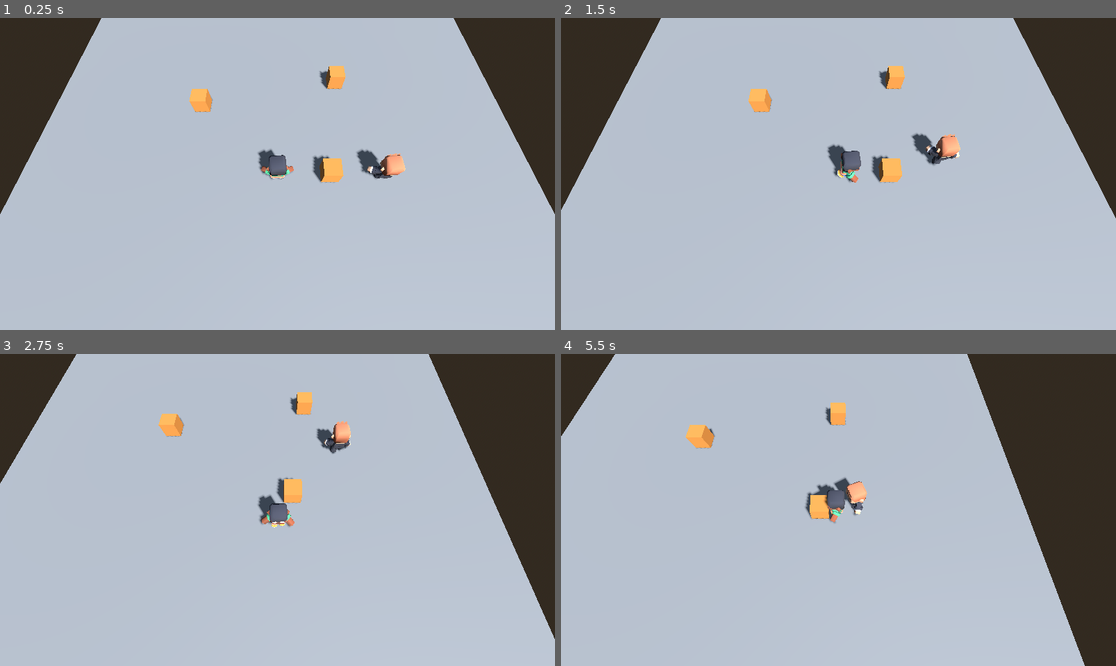
Above: before the commit, frames 1-4 (two rows, left to right).
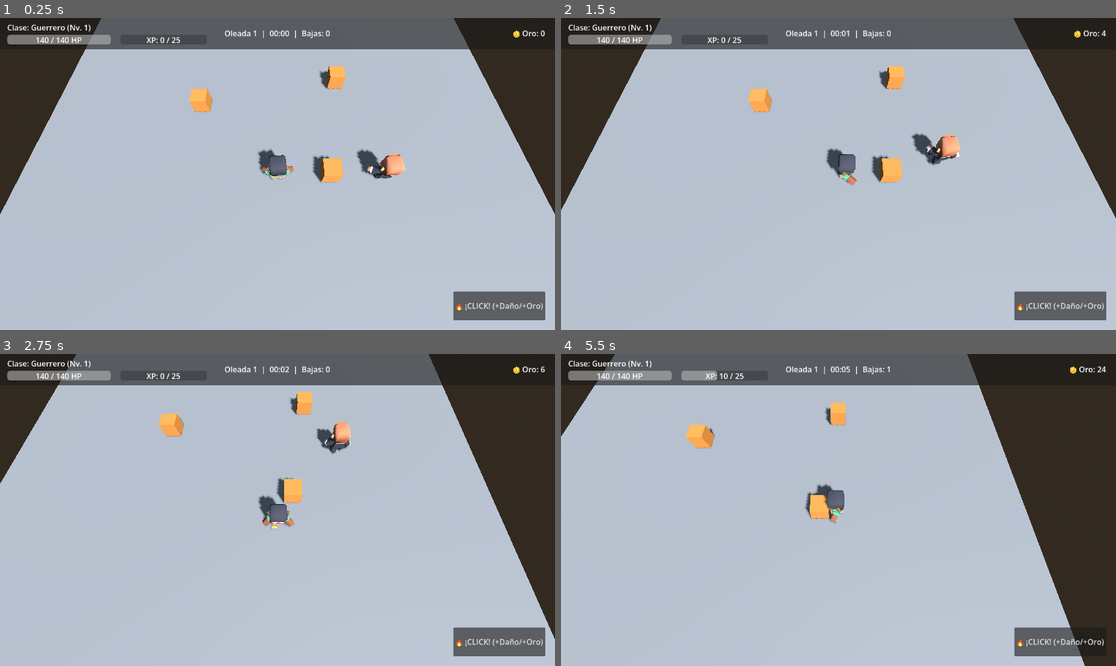
Above: after the commit, the same moments.

Repository: Project-Duplaa/Click-the-button-3D
Game: Godot game, scene res://main.tscn
The game is run twice, just before and just after one commit, with the same random seed, the same clock (stepped at 60 frames per second) and the same inputs.
Inputs (mouse positions are in pixels of both pictures, inside the frame that each line leads up to):
- Up to frame 1 (0.25 s): no input
- Up to frame 2 (1.5 s): click (1060, 305) at 0.5 s, where only the run after the commit has a clickable "🔥 ¡CLICK! (+Daño/+Oro)"; move the mouse to (960, 158) at 1.27 s; hold D (move_right) from 1.28 s (still down); hold Shift (correr) from 1.28 s (still down); click (960, 158) at 1.42 s
- Up to frame 3 (2.75 s): move the mouse to (166, 525) at 2.02 s; release D (move_right) at 2.03 s; release Shift (correr) at 2.03 s; hold S (move_down) from 2.03 s (still down); tap Shift (correr) at 2.1 s; click (166, 525) at 2.17 s
- Up to frame 4 (5.5 s): move the mouse to (894, 441) at 2.77 s; release S (move_down) at 2.78 s; hold D (move_right) 2.78-3.53 s; hold Shift (correr) 2.78-3.53 s; click (894, 441) at 2.92 s; move the mouse to (810, 572) at 3.52 s; hold W (move_up) 3.53-4.28 s; tap Shift (correr) at 3.6, 5.1 s; click (810, 572) at 3.67 s; move the mouse to (1005, 556) at 4.27 s; hold Shift (correr) 4.28-5.03 s; hold A (move_left) from 4.28 s (still down); click (1005, 556) at 4.42 s; move the mouse to (672, 463) at 5.02 s; click (672, 463) at 5.17 s

The runs differ from the first frame. In frame 1, 8.8% of the frame differs, in the area x 1-99%, y 0-97%; in frame 2, 9.1%; in frame 3, 8.7%; in frame 4, 8.4%.

Commit message:
Implementacion de Clicklike 3D: autobattler, clicker, oleadas, drops y HUD

Diff:
--- /dev/null
+++ b/click_hud.gd
@@ -0,0 +1,65 @@
+extends CanvasLayer
+
+@onready var label_clase = $Control/PanelTop/LabelClase
+@onready var bar_vida = $Control/PanelTop/BarVida
+@onready var label_vida = $Control/PanelTop/BarVida/LabelVida
+@onready var bar_xp = $Control/PanelTop/BarXP
+@onready var label_xp = $Control/PanelTop/BarXP/LabelXP
+@onready var label_oro = $Control/PanelTop/LabelOro
+@onready var label_info = $Control/PanelTop/LabelInfo
+@onready var btn_click = $Control/BtnClick
+@onready var modal_mejora = $Control/ModalMejora
+@onready var btn_opc1 = $Control/ModalMejora/VBox/HBox/BtnOpc1
+@onready var btn_opc2 = $Control/ModalMejora/VBox/HBox/BtnOpc2
+@onready var btn_opc3 = $Control/ModalMejora/VBox/HBox/BtnOpc3
+
+var jugador: Node = null
+var tiempo_total: float = 0.0
+var oleada: int = 1
+
+func _ready():
+	modal_mejora.visible = false
+	jugador = get_tree().get_first_node_in_group("jugador")
+	if jugador != null:
+		jugador.stats_actualizadas.connect(_on_stats_actualizadas)
+		jugador.nivel_subido.connect(_on_nivel_subido)
+		_on_stats_actualizadas(jugador.vida, jugador.vida_maxima, jugador.xp, jugador.xp_siguiente_nivel, jugador.nivel, jugador.oro, jugador.bajas)
+
+	btn_click.pressed.connect(_on_btn_click_pressed)
+	btn_opc1.pressed.connect(func(): _elegir_mejora("dano"))
+	btn_opc2.pressed.connect(func(): _elegir_mejora("velocidad"))
+	btn_opc3.pressed.connect(func(): _elegir_mejora("vida"))
+
+func _process(delta):
+	tiempo_total += delta
+	var minutos = int(tiempo_total) / 60
+	var segundos = int(tiempo_total) % 60
+	var bajas_cnt = jugador.bajas if jugador != null else 0
+	label_info.text = "Oleada %d  |  %02d:%02d  |  Bajas: %d" % [oleada, minutos, segundos, bajas_cnt]
+
+func _on_stats_actualizadas(vida, max_vida, xp, xp_sig, nivel, oro, bajas):
+	if label_clase != null and jugador != null:
+		label_clase.text = "Clase: %s (Nv. %d)" % [jugador.clase, nivel]
+	if bar_vida != null:
+		bar_vida.max_value = max_vida
+		bar_vida.value = vida
+		label_vida.text = "%d / %d HP" % [int(vida), int(max_vida)]
+	if bar_xp != null:
+		bar_xp.max_value = xp_sig
+		bar_xp.value = xp
+		label_xp.text = "XP: %d / %d" % [xp, xp_sig]
+	if label_oro != null:
+		label_oro.text = "🪙 Oro: %d" % oro
+
+func _on_btn_click_pressed():
+	if jugador != null and jugador.has_method("click_attack"):
+		jugador.click_attack()
+
+func _on_nivel_subido(nuevo_nivel: int):
+	# Mostrar modal de draft de 3 cartas
+	modal_mejora.visible = true
+
+func _elegir_mejora(tipo: String):
+	modal_mejora.visible = false
+	if jugador != null and jugador.has_method("aplicar_mejora"):
+		jugador.aplicar_mejora(tipo)
--- /dev/null
+++ b/click_hud.tscn
@@ -0,0 +1,168 @@
+[gd_scene load_steps=2 format=3 uid="uid://bclickhud3d"]
+
+[ext_resource type="Script" path="res://click_hud.gd" id="1_hud"]
+
+[node name="ClickHUD" type="CanvasLayer"]
+script = ExtResource("1_hud")
+
+[node name="Control" type="Control" parent="."]
+layout_mode = 3
+anchors_preset = 15
+anchor_right = 1.0
+anchor_bottom = 1.0
+grow_horizontal = 2
+grow_vertical = 2
+mouse_filter = 2
+
+[node name="PanelTop" type="Panel" parent="Control"]
+layout_mode = 1
+anchors_preset = 10
+anchor_right = 1.0
+offset_bottom = 65.0
+grow_horizontal = 2
+
+[node name="LabelClase" type="Label" parent="Control/PanelTop"]
+layout_mode = 0
+offset_left = 15.0
+offset_top = 8.0
+offset_right = 220.0
+offset_bottom = 31.0
+text = "Clase: Guerrero (Nv. 1)"
+
+[node name="BarVida" type="ProgressBar" parent="Control/PanelTop"]
+layout_mode = 0
+offset_left = 15.0
+offset_top = 35.0
+offset_right = 230.0
+offset_bottom = 55.0
+value = 100.0
+show_percentage = false
+
+[node name="LabelVida" type="Label" parent="Control/PanelTop/BarVida"]
+layout_mode = 1
+anchors_preset = 15
+anchor_right = 1.0
+anchor_bottom = 1.0
+grow_horizontal = 2
+grow_vertical = 2
+text = "120 / 120 HP"
+horizontal_alignment = 1
+vertical_alignment = 1
+
+[node name="BarXP" type="ProgressBar" parent="Control/PanelTop"]
+layout_mode = 0
+offset_left = 250.0
+offset_top = 35.0
+offset_right = 430.0
+offset_bottom = 55.0
+show_percentage = false
+
+[node name="LabelXP" type="Label" parent="Control/PanelTop/BarXP"]
+layout_mode = 1
+anchors_preset = 15
+anchor_right = 1.0
+anchor_bottom = 1.0
+grow_horizontal = 2
+grow_vertical = 2
+text = "XP: 0 / 25"
+horizontal_alignment = 1
+vertical_alignment = 1
+
+[node name="LabelInfo" type="Label" parent="Control/PanelTop"]
+layout_mode = 1
+anchors_preset = 5
+anchor_left = 0.5
+anchor_right = 0.5
+offset_left = -150.0
+offset_top = 18.0
+offset_right = 150.0
+offset_bottom = 45.0
+grow_horizontal = 2
+text = "Oleada 1  |  00:00  |  Bajas: 0"
+horizontal_alignment = 1
+vertical_alignment = 1
+
+[node name="LabelOro" type="Label" parent="Control/PanelTop"]
+layout_mode = 1
+anchors_preset = 1
+anchor_left = 1.0
+anchor_right = 1.0
+offset_left = -160.0
+offset_top = 18.0
+offset_right = -20.0
+offset_bottom = 45.0
+grow_horizontal = 0
+text = "🪙 Oro: 0"
+horizontal_alignment = 2
+vertical_alignment = 1
+
+[node name="BtnClick" type="Button" parent="Control"]
+layout_mode = 1
+anchors_preset = 3
+anchor_left = 1.0
+anchor_top = 1.0
+anchor_right = 1.0
+anchor_bottom = 1.0
+offset_left = -210.0
+offset_top = -80.0
+offset_right = -20.0
+offset_bottom = -20.0
+grow_horizontal = 0
+grow_vertical = 0
+text = "🔥 ¡CLICK! (+Daño/+Oro)"
+
+[node name="ModalMejora" type="Panel" parent="Control"]
+visible = false
+layout_mode = 1
+anchors_preset = 8
+anchor_left = 0.5
+anchor_top = 0.5
+anchor_right = 0.5
+anchor_bottom = 0.5
+offset_left = -275.0
+offset_top = -120.0
+offset_right = 275.0
+offset_bottom = 120.0
+grow_horizontal = 2
+grow_vertical = 2
+
+[node name="VBox" type="VBoxContainer" parent="Control/ModalMejora"]
+layout_mode = 1
+anchors_preset = 15
+anchor_right = 1.0
+anchor_bottom = 1.0
+offset_left = 15.0
+offset_top = 15.0
+offset_right = -15.0
+offset_bottom = -15.0
+grow_horizontal = 2
+grow_vertical = 2
+theme_override_constants/separation = 15
+
+[node name="Titulo" type="Label" parent="Control/ModalMejora/VBox"]
+layout_mode = 2
+text = "⭐ ¡NIVEL ALCANZADO! Elige tu mejora:"
+horizontal_alignment = 1
+
+[node name="HBox" type="HBoxContainer" parent="Control/ModalMejora/VBox"]
+layout_mode = 2
+size_flags_vertical = 3
+theme_override_constants/separation = 10
+
+[node name="BtnOpc1" type="Button" parent="Control/ModalMejora/VBox/HBox"]
+layout_mode = 2
+size_flags_horizontal = 3
+text = "⚔️ Filo Mortal
++25% Daño"
+
+[node name="BtnOpc2" type="Button" parent="Control/ModalMejora/VBox/HBox"]
+layout_mode = 2
+size_flags_horizontal = 3
+text = "👟 Velocidad
++20% Movimiento"
+
+[node name="BtnOpc3" type="Button" parent="Control/ModalMejora/VBox/HBox"]
+layout_mode = 2
+size_flags_horizontal = 3
+text = "🛡️ Vitalidad
++30 Vida Máx"
--- /dev/null
+++ b/drop_item.gd
@@ -0,0 +1,37 @@
+extends Area3D
+
+enum TipoDrop { ORO, EXP, CORAZON }
+
+@export var tipo: TipoDrop = TipoDrop.ORO
+@export var valor: int = 5
+@export var velocidad_iman: float = 7.0
+@export var radio_atraccion: float = 3.5
+
+var jugador: Node3D = null
+var recogido = false
+
+func _ready():
+	body_entered.connect(_on_body_entered)
+	jugador = get_tree().get_first_node_in_group("jugador")
+
+func _process(delta):
+	# Rotación continua
+	rotate_y(2.5 * delta)
+
+	if recogido:
+		return
+
+	if jugador != null:
+		var d = global_position.distance_to(jugador.global_position)
+		if d < radio_atraccion:
+			var dir = (jugador.global_position + Vector3(0, 0.8, 0) - global_position).normalized()
+			global_position += dir * velocidad_iman * delta
+
+func _on_body_entered(body):
+	if recogido:
+		return
+	if body.is_in_group("jugador"):
+		recogido = true
+		if body.has_method("recoger_drop"):
+			body.recoger_drop(tipo, valor)
+		queue_free()
--- /dev/null
+++ b/drop_item.tscn
@@ -0,0 +1,30 @@
+[gd_scene load_steps=5 format=3 uid="uid://bdropitem3d"]
+
+[ext_resource type="Script" path="res://drop_item.gd" id="1_drop"]
+
+[sub_resource type="SphereShape3D" id="SphereShape3D_drop"]
+radius = 0.5
+
+[sub_resource type="CylinderMesh" id="CylinderMesh_coin"]
+top_radius = 0.25
+bottom_radius = 0.25
+height = 0.08
+
+[sub_resource type="StandardMaterial3D" id="StandardMaterial3D_gold"]
+albedo_color = Color(1, 0.84, 0, 1)
+metallic = 0.8
+roughness = 0.2
+emission_enabled = true
+emission = Color(1, 0.8, 0.1, 1)
+emission_energy_multiplier = 0.5
+
+[node name="DropItem" type="Area3D"]
+script = ExtResource("1_drop")
+
+[node name="CollisionShape3D" type="CollisionShape3D" parent="."]
+shape = SubResource("SphereShape3D_drop")
+
+[node name="MeshInstance3D" type="MeshInstance3D" parent="."]
+transform = Transform3D(1, 0, 0, 0, 0.707107, 0.707107, 0, -0.707107, 0.707107, 0, 0, 0)
+mesh = SubResource("CylinderMesh_coin")
+surface_material_override/0 = SubResource("StandardMaterial3D_gold")
--- a/guardia.gd
+++ b/guardia.gd
@@ -11,6 +11,10 @@
 # Desplazamientos desde donde se colocó el NPC, no posiciones absolutas.
 @export var ruta: Array[Vector3] = [Vector3.ZERO, Vector3(0, 0, -6)]
 
+@export var vida_maxima: float = 25.0
+@export var dano_ataque: float = 8.0
+@export var cadencia_ataque: float = 1.0
+
 var estado = Estado.PATRULLAR
 var puntos: Array[Vector3] = []
 var indice = 0
@@ -18,11 +22,15 @@
 var jugador = null
 var ultimo_visto = Vector3.ZERO
 var busca = 0.0
+var vida: float = 25.0
+var _reloj_ataque: float = 0.0
 
 @onready var anim = $Modelo/AnimationPlayer
 @onready var vision = $Vision
 
 func _ready():
+	add_to_group("enemigos")
+	vida = vida_maxima
 	jugador = get_tree().get_first_node_in_group("jugador")
 	for d in ruta:
 		puntos.append(global_position + d)
@@ -31,6 +39,7 @@
 	velocity += get_gravity() * delta
 	reloj = maxf(reloj - delta, 0.0)
 	busca = maxf(busca - delta, 0.0)
+	_reloj_ataque = maxf(_reloj_ataque - delta, 0.0)
 
 	# 1. MEDIR
 	var d = distancia_a(jugador.global_position)
@@ -56,6 +65,10 @@
 		Estado.ATACAR:
 			frenar()
 			anim.play("attack-melee-right")
+			if _reloj_ataque <= 0.001 and d <= rango_ataque + 0.3:
+				_reloj_ataque = cadencia_ataque
+				if jugador != null and jugador.has_method("recibir_dano"):
+					jugador.recibir_dano(dano_ataque)
 		Estado.BUSCAR:
 			if distancia_a(ultimo_visto) > 0.1:
 				ir_a(ultimo_visto)
@@ -118,3 +131,18 @@
 func distancia_a(p):
 	var o = global_position
 	return Vector2(p.x - o.x, p.z - o.z).length()
+
+func recibir_dano(cantidad: float):
+	vida -= cantidad
+	if vida <= 0:
+		morir()
+
+func morir():
+	var drop_escena = load("res://drop_item.tscn")
+	if drop_escena != null:
+		var drop = drop_escena.instantiate()
+		drop.global_position = global_position + Vector3(0, 0.4, 0)
+		get_parent().add_child(drop)
+	if jugador != null and jugador.has_method("registrar_baja"):
+		jugador.registrar_baja()
+	queue_free()
--- a/main.tscn
+++ b/main.tscn
@@ -4,6 +4,8 @@
 [ext_resource type="PackedScene" path="res://personaje/character-male-a.glb" id="2_modelo"]
 [ext_resource type="Script" path="res://camara_sigue.gd" id="3_cam"]
 [ext_resource type="PackedScene" path="res://guardia.tscn" id="4_guardia"]
+[ext_resource type="PackedScene" path="res://click_hud.tscn" id="5_hud"]
+[ext_resource type="Script" path="res://oleadas_spawner.gd" id="6_spawner"]
 
 [sub_resource type="ProceduralSkyMaterial" id="CieloMat"]
 
@@ -100,3 +102,8 @@
 
 [node name="Guardia" parent="." instance=ExtResource("4_guardia")]
 transform = Transform3D(1, 0, 0, 0, 1, 0, 0, 0, 1, 6, 0, 3)
+
+[node name="ClickHUD" parent="." instance=ExtResource("5_hud")]
+
+[node name="OleadasSpawner" type="Node3D" parent="."]
+script = ExtResource("6_spawner")
--- /dev/null
+++ b/oleadas_spawner.gd
@@ -0,0 +1,35 @@
+extends Node3D
+
+@export var guardia_escena: PackedScene = preload("res://guardia.tscn")
+@export var intervalo_oleada: float = 25.0
+@export var radio_spawn: float = 12.0
+
+var _reloj_oleada: float = 25.0
+var oleada_actual: int = 1
+var hud: Node = null
+
+func _ready():
+	hud = get_parent().get_node_or_null("ClickHUD")
+
+func _process(delta):
+	_reloj_oleada -= delta
+	if _reloj_oleada <= 0.0:
+		_reloj_oleada = intervalo_oleada
+		oleada_actual += 1
+		if hud != null:
+			hud.oleada = oleada_actual
+		_generar_oleada(oleada_actual)
+
+func _generar_oleada(num_oleada: int):
+	var cantidad = min(2 + num_oleada, 6)
+	for i in range(cantidad):
+		if guardia_escena != null:
+			var g = guardia_escena.instantiate()
+			var angulo = randf() * TAU
+			var pos = Vector3(cos(angulo) * radio_spawn, 0.0, sin(angulo) * radio_spawn)
+			g.global_position = pos
+			# Ruta aleatoria cercana
+			g.ruta = [Vector3.ZERO, Vector3(randf_range(-4, 4), 0, randf_range(-4, 4))]
+			g.vida_maxima = 25.0 + (num_oleada * 5.0)
+			g.dano_ataque = 8.0 + (num_oleada * 1.5)
+			get_parent().add_child(g)
--- a/personaje.gd
+++ b/personaje.gd
@@ -2,6 +2,9 @@
 
 enum Estado { QUIETO, CAMINAR, CORRER, AIRE }
 const RUIDO = [0.0, 2.5, 6.5, 0.0]
+
+signal stats_actualizadas(vida, max_vida, xp, xp_sig, nivel, oro, bajas)
+signal nivel_subido(nuevo_nivel)
 
 @export var camara: Camera3D
 @export var speed_caminar = 3.2
@@ -9,6 +12,22 @@
 @export var tiempo_arranque = 0.20
 @onready var anim = $Modelo/AnimationPlayer
 
+# Estadísticas RPG / Autobattler
+var clase: String = "Guerrero"
+var vida_maxima: float = 120.0
+var vida: float = 120.0
+var dano: float = 15.0
+var rango_ataque: float = 3.0
+var cadencia_ataque: float = 0.8
+var oro: int = 0
+var xp: int = 0
+var xp_siguiente_nivel: int = 25
+var nivel: int = 1
+var bajas: int = 0
+
+var _reloj_ataque: float = 0.0
+var _reloj_anim_accion: float = 0.0
+
 var multiplicador = 1.0
 var empuje = Vector3.ZERO
 var accion = ""
@@ -18,8 +37,15 @@
 var ruido = 0.0
 
 func _ready():
+	add_to_group("jugador")
 	if camara == null:
 		camara = get_viewport().get_camera_3d()
+	aplicar_clase("Guerrero")
+	emit_signal("stats_actualizadas", vida, vida_maxima, xp, xp_siguiente_nivel, nivel, oro, bajas)
+
+func _unhandled_input(event):
+	if event is InputEventMouseButton and event.button_index == MOUSE_BUTTON_LEFT and event.pressed:
+		click_attack()
 
 func _physics_process(delta):
 	if not is_on_floor():
@@ -28,7 +54,7 @@
 	var input_dir = Input.get_vector("move_left", "move_right", "move_up", "move_down")
 	var entrada = Vector3(input_dir.x, 0.0, input_dir.y)
 
-	var giro_cam = camara.global_rotation.y
+	var giro_cam = camara.global_rotation.y if camara != null else 0.0
 	var direction = entrada.rotated(Vector3.UP, giro_cam).normalized()
 
 	var corre = Input.is_action_pressed("correr")
@@ -49,10 +75,147 @@
 	var antes = estado
 	estado = elegir_estado()
 	ruido = RUIDO[estado]
-	if estado != antes:
+	if estado != antes and prueba != 0:
 		print("estado ", Estado.keys()[estado], " · ruido ", ruido, " m")
+
+	# Manejo de animación de ataque / acción
+	if _reloj_anim_accion > 0.0:
+		_reloj_anim_accion -= delta
+		if _reloj_anim_accion <= 0.0:
+			accion = ""
+
 	animar()
+	_procesar_autobattler(delta)
 	_prueba()
+
+func _procesar_autobattler(delta: float):
+	_reloj_ataque = maxf(_reloj_ataque - delta, 0.0)
+	if _reloj_ataque <= 0.001:
+		var objetivo = _obtener_enemigo_cercano()
+		if objetivo != null:
+			var d = global_position.distance_to(objetivo.global_position)
+			if d <= rango_ataque:
+				_ejecutar_ataque(objetivo)
+				_reloj_ataque = cadencia_ataque
+
+func _obtener_enemigo_cercano() -> Node3D:
+	var enemigos = get_tree().get_nodes_in_group("enemigos")
+	var mas_cercano: Node3D = null
+	var menor_dist = 9999.0
+	for e in enemigos:
+		if is_instance_valid(e) and e is Node3D:
+			var dist = global_position.distance_to(e.global_position)
+			if dist < menor_dist:
+				menor_dist = dist
+				mas_cercano = e
+	return mas_cercano
+
+func _ejecutar_ataque(enemigo: Node3D):
+	if clase == "Guerrero":
+		# Corte melee directo
+		accion = "attack-melee-right"
+		_reloj_anim_accion = 0.35
+		var dir = (enemigo.global_position - global_position).normalized()
+		dir.y = 0.0
+		if dir.length() > 0.01:
+			basis = Basis.looking_at(dir)
+		if enemigo.has_method("recibir_dano"):
+			enemigo.recibir_dano(dano)
+	else:
+		# Disparo o hechizo
+		accion = "attack-melee-right"
+		_reloj_anim_accion = 0.25
+		var proyectil_escena = load("res://proyectil.tscn")
+		if proyectil_escena != null:
+			var p = proyectil_escena.instantiate()
+			var origen = global_position + Vector3(0, 0.9, 0)
+			var dir = (enemigo.global_position + Vector3(0, 0.9, 0) - origen).normalized()
+			get_parent().add_child(p)
+			p.iniciar(origen, dir, dano, 15.0 if clase == "Cazador" else 10.0)
+
+func click_attack():
+	# Click manual tipo clicker
+	var objetivo = _obtener_enemigo_cercano()
+	accion = "attack-melee-right"
+	_reloj_anim_accion = 0.2
+	if objetivo != null and global_position.distance_to(objetivo.global_position) <= rango_ataque + 2.0:
+		if objetivo.has_method("recibir_dano"):
+			objetivo.recibir_dano(dano * 0.75)
+	# Bono incremental de click
+	oro += 1
+	recoger_drop(0, 1) # +1 XP por click
+
+func recibir_dano(cantidad: float):
+	vida = maxf(vida - cantidad, 0.0)
+	emit_signal("stats_actualizadas", vida, vida_maxima, xp, xp_siguiente_nivel, nivel, oro, bajas)
+	if vida <= 0.0:
+		print("¡Jugador caído! Reiniciando salud...")
+		vida = vida_maxima
+
+func recoger_drop(tipo: int, valor: int):
+	match tipo:
+		0: # ORO
+			oro += valor
+		1: # EXP
+			xp += valor
+			if xp >= xp_siguiente_nivel:
+				subir_nivel()
+		2: # CORAZON
+			vida = minf(vida + valor, vida_maxima)
+	emit_signal("stats_actualizadas", vida, vida_maxima, xp, xp_siguiente_nivel, nivel, oro, bajas)
+
+func registrar_baja():
+	bajas += 1
+	recoger_drop(1, 10) # 10 XP por baja
+	recoger_drop(0, 5)  # 5 Oro por baja
+
+func subir_nivel():
+	xp -= xp_siguiente_nivel
+	nivel += 1
+	xp_siguiente_nivel = int(xp_siguiente_nivel * 1.4)
+	vida = vida_maxima # Cura completa al subir nivel
+	emit_signal("nivel_subido", nivel)
+	emit_signal("stats_actualizadas", vida, vida_maxima, xp, xp_siguiente_nivel, nivel, oro, bajas)
+
+func aplicar_clase(nombre: String):
+	clase = nombre
+	match nombre:
+		"Guerrero":
+			vida_maxima = 140.0
+			vida = 140.0
+			dano = 18.0
+			rango_ataque = 2.8
+			cadencia_ataque = 0.75
+			speed_caminar = 3.2
+		"Cazador":
+			vida_maxima = 90.0
+			vida = 90.0
+			dano = 14.0
+			rango_ataque = 7.0
+			cadencia_ataque = 0.60
+			speed_caminar = 3.8
+		"Mago":
+			vida_maxima = 80.0
+			vida = 80.0
+			dano = 24.0
+			rango_ataque = 5.5
+			cadencia_ataque = 0.95
+			speed_caminar = 3.3
+	emit_signal("stats_actualizadas", vida, vida_maxima, xp, xp_siguiente_nivel, nivel, oro, bajas)
+
+func aplicar_mejora(tipo_mejora: String):
+	match tipo_mejora:
+		"dano":
+			dano *= 1.25
+		"velocidad":
+			speed_caminar *= 1.20
+			speed_correr *= 1.20
+		"vida":
+			vida_maxima += 30.0
+			vida = minf(vida + 30.0, vida_maxima)
+		"cadencia":
+			cadencia_ataque = maxf(cadencia_ataque * 0.80, 0.2)
+	emit_signal("stats_actualizadas", vida, vida_maxima, xp, xp_siguiente_nivel, nivel, oro, bajas)
 
 func elegir_estado():
 	if not is_on_floor():
--- a/project.godot
+++ b/project.godot
@@ -1,4 +1,10 @@
 ; Engine configuration file.
+; It's best edited using the editor UI and not directly,
+; since the parameters that go here are not all obvious.
+;
+; Format:
+;   [section] ; section goes between []
+;   param=value ; assign values to parameters
 
 config_version=5
 
@@ -54,3 +60,12 @@
 
 renderer/rendering_method="gl_compatibility"
 renderer/rendering_method.mobile="gl_compatibility"
+
+[debug]
+
+settings/stdout/verbose_stdout=true
+
+[logging]
+
+file_logging/enable_file_logging=true
+file_logging/log_path="user://logs/godot.log"
--- /dev/null
+++ b/proyectil.gd
@@ -0,0 +1,35 @@
+extends Area3D
+
+@export var rapidez: float = 12.0
+@export var dano: float = 10.0
+@export var tiempo_vida: float = 2.5
+@export var perforaciones: int = 1
+
+var direccion: Vector3 = Vector3.FORWARD
+var _tiempo: float = 0.0
+
+func _ready():
+	body_entered.connect(_on_body_entered)
+
+func iniciar(origen: Vector3, dir: Vector3, dano_in: float, rapidez_in: float = 12.0):
+	global_position = origen
+	direccion = dir.normalized()
+	dano = dano_in
+	rapidez = rapidez_in
+	look_at(global_position + direccion, Vector3.UP)
+
+func _physics_process(delta):
+	global_position += direccion * rapidez * delta
+	_tiempo += delta
+	if _tiempo >= tiempo_vida:
+		queue_free()
+
+func _on_body_entered(body):
+	if body.is_in_group("enemigos"):
+		if body.has_method("recibir_dano"):
+			body.recibir_dano(dano)
+		perforaciones -= 1
+		if perforaciones <= 0:
+			queue_free()
+	elif body is StaticBody3D:
+		queue_free()
--- /dev/null
+++ b/proyectil.tscn
@@ -0,0 +1,26 @@
+[gd_scene load_steps=5 format=3 uid="uid://bproyectil3d"]
+
+[ext_resource type="Script" path="res://proyectil.gd" id="1_proj"]
+
+[sub_resource type="SphereShape3D" id="SphereShape3D_proj"]
+radius = 0.25
+
+[sub_resource type="SphereMesh" id="SphereMesh_proj"]
+radius = 0.2
+height = 0.4
+
+[sub_resource type="StandardMaterial3D" id="StandardMaterial3D_glow"]
+albedo_color = Color(0.2, 0.7, 1, 1)
+emission_enabled = true
+emission = Color(0.2, 0.7, 1, 1)
+emission_energy_multiplier = 2.0
+
+[node name="Proyectil" type="Area3D"]
+script = ExtResource("1_proj")
+
+[node name="CollisionShape3D" type="CollisionShape3D" parent="."]
+shape = SubResource("SphereShape3D_proj")
+
+[node name="MeshInstance3D" type="MeshInstance3D" parent="."]
+mesh = SubResource("SphereMesh_proj")
+surface_material_override/0 = SubResource("StandardMaterial3D_glow")
Not shown, changed: personaje/Textures/colormap.png.import
